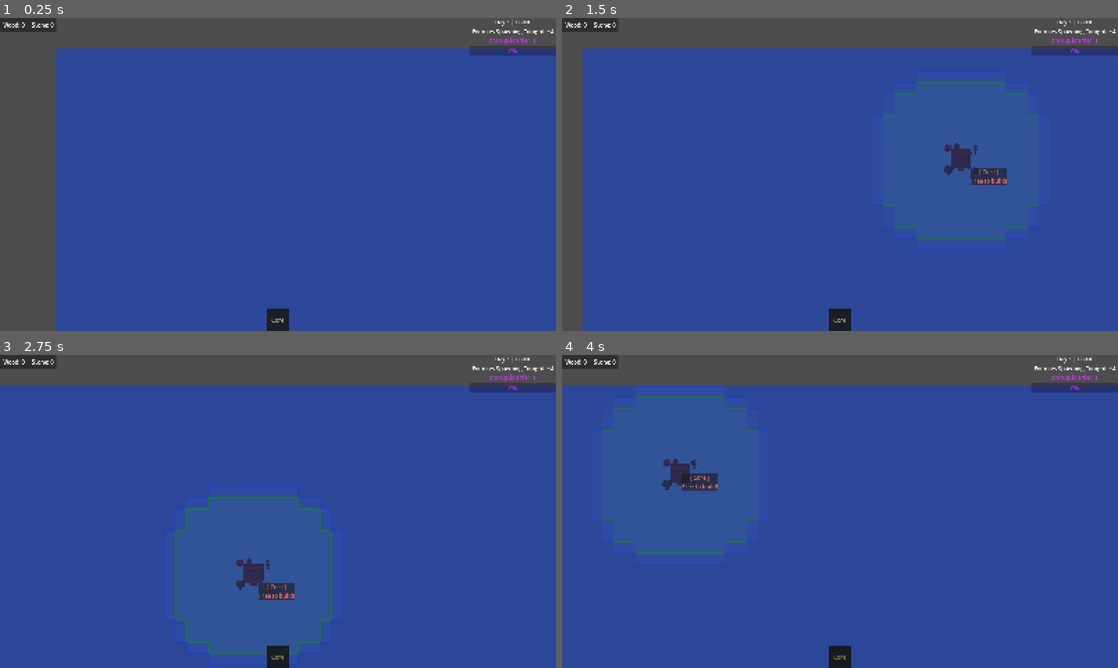
Above: before the commit, frames 1-4 (two rows, left to right).
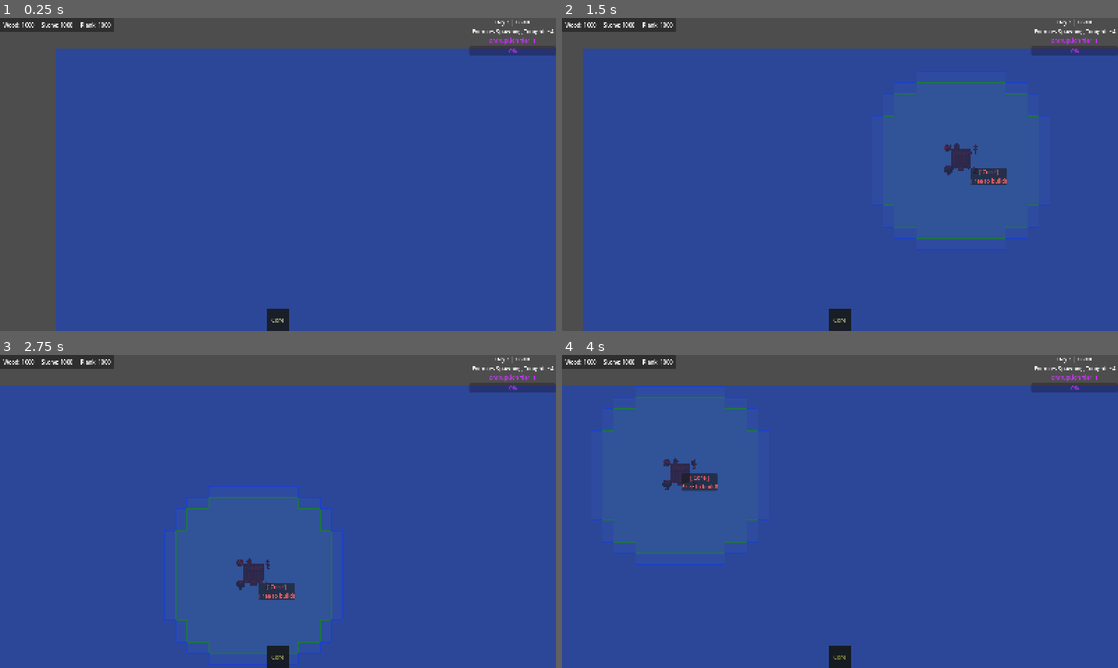
Above: after the commit, the same moments.

Repository: ColdTerror/Core-and-Conveyor
Game: Godot game, scene res://scenes/level.tscn
Same seed, same stepped clock (60 frames per second), same inputs: the game is played once before the commit and once after it. The engine's default icon, where the game draws it, is replaced by a stand-in: a white triangle on a blue panel in a dark square.
Inputs (mouse positions are in pixels of both pictures, inside the frame that each line leads up to):
- Up to frame 1 (0.25 s): no input
- Up to frame 2 (1.5 s): click "Core" at 0.5 s; tap Enter at 1.25 s; move the mouse to (962, 158) at 1.27 s; hold Right (ui_right) from 1.28 s (still down); hold X (deconstruct_hotkey) from 1.28 s (still down); click (962, 158) at 1.42 s
- Up to frame 3 (2.75 s): release Right (ui_right) at 2 s; release X (deconstruct_hotkey) at 2 s; drag from (166, 527) to (250, 574) at 2.02 s
- Up to frame 4 (4 s): tap Space at 2.75 s; move the mouse to (895, 442) at 2.77 s; hold Right (ui_right) 2.78-3.5 s; hold R (rotate_tile) 2.78-3.5 s; drag from (812, 574) to (673, 464) at 3.52 s

The runs differ from the first frame. In frame 1, 0.5% of the frame differs, in the area x 3-21%, y 0-5%; in frame 2, 0.5%; in frame 3, 0.5%; in frame 4, 0.5%.

Commit message:
added elite enemies and started updating collision for buildings

Diff:
--- a/scenes/buildings & related/belts & items/conveyer.tscn
+++ b/scenes/buildings & related/belts & items/conveyer.tscn
@@ -15,8 +15,9 @@
 [sub_resource type="RectangleShape2D" id="RectangleShape2D_34v7p"]
 size = Vector2(32, 32)
 
-[node name="Conveyer" type="Node2D" unique_id=2033791368]
+[node name="Conveyer" type="Node2D" unique_id=134896756]
 script = ExtResource("1_34v7p")
+is_solid_obstacle = false
 is_draggable = true
 building_name = "Conveyer"
 icon = SubResource("AtlasTexture_34v7p")
--- a/scenes/buildings & related/towers & defense/wall.tscn
+++ b/scenes/buildings & related/towers & defense/wall.tscn
@@ -18,13 +18,10 @@
 amount = 1
 metadata/_custom_type_script = "uid://cgb51uk8xwxmq"
 
-[sub_resource type="RectangleShape2D" id="RectangleShape2D_r6sg1"]
-size = Vector2(32, 32)
-
 [sub_resource type="RectangleShape2D" id="RectangleShape2D_gxk2j"]
 size = Vector2(32, 32)
 
-[node name="Wall" type="StaticBody2D" unique_id=613196680 groups=["Structure"]]
+[node name="Wall" type="Node2D" unique_id=1237469307 groups=["Structure"]]
 script = ExtResource("1_gxk2j")
 is_solid_obstacle = false
 path_cost = 50.0
@@ -38,9 +35,6 @@
 region_enabled = true
 region_rect = Rect2(64, 0, 32, 32)
 
-[node name="CollisionShape2D" type="CollisionShape2D" parent="." unique_id=1142028149]
-shape = SubResource("RectangleShape2D_r6sg1")
-
 [node name="Area2D" type="Area2D" parent="." unique_id=1119633970]
 
 [node name="CollisionShape2D" type="CollisionShape2D" parent="Area2D" unique_id=495812014]
--- a/scenes/level.tscn
+++ b/scenes/level.tscn
@@ -52,11 +52,12 @@
 fletcher_scene = ExtResource("19_v3why")
 projectile_scene = ExtResource("18_cmcjb")
 
-[node name="WaveManager" parent="." unique_id=2093612804 node_paths=PackedStringArray("level_ref", "corruption_layer", "time_manager", "enemy_popup") instance=ExtResource("32_2e2fo")]
+[node name="WaveManager" parent="." unique_id=2093612804 node_paths=PackedStringArray("level_ref", "corruption_layer", "time_manager", "corruption_manager", "enemy_popup") instance=ExtResource("32_2e2fo")]
 level_ref = NodePath("..")
 corruption_layer = NodePath("../CorruptionLayer")
 enemy_scene = ExtResource("27_cmcjb")
 time_manager = NodePath("../TimeManager")
+corruption_manager = NodePath("../CorruptionManager")
 fallback_spawn_radius = 100.0
 enemy_popup = NodePath("../CanvasLayer/Popup_Layer/EnemyInfoPopup")
 
@@ -104,7 +105,7 @@
 [node name="TimeManager" type="Node2D" parent="." unique_id=1909731771 node_paths=PackedStringArray("lighting_modulate")]
 script = ExtResource("23_asl66")
 lighting_modulate = NodePath("../DayNightLighting")
-real_minutes_per_day = 100.0
+real_minutes_per_day = 1.0
 
 [node name="DayNightLighting" type="CanvasModulate" parent="." unique_id=492842884]
 color = Color(1, 1, 1, 0)
--- a/scripts/Building Classes/building.gd
+++ b/scripts/Building Classes/building.gd
@@ -52,11 +52,55 @@
 
 # --- Ready ---
 func _ready():
+	_generate_collision_box()
 	health = max_health
 	if has_node("Area2D"):
 		$Area2D.mouse_entered.connect(_on_mouse_entered)
 		$Area2D.mouse_exited.connect(_on_mouse_exited)
 
+# ==========================================
+# AUTO-GENERATED PHYSICS
+# ==========================================
+func _generate_collision_box():
+	# 1. Create the Physics Body
+	var static_body = StaticBody2D.new()
+	static_body.name = "AutoCollisionBody"
+
+	# 2. Create the Shape
+	var collision_shape = CollisionShape2D.new()
+	var rect = RectangleShape2D.new()
+
+	# 3. Calculate the exact pixel size based on grid footprint!
+	rect.size = Vector2(size.x * 32, size.y * 32)
+	collision_shape.shape = rect
+
+
+	# 4. Assemble the nodes
+	static_body.add_child(collision_shape)
+	add_child(static_body)
+
+	# 5. Ghost Safety: Disable collision if this is a placement preview!
+	if "is_ghost" in self and is_ghost:
+		static_body.collision_layer = 0
+		static_body.collision_mask = 0
+	else:
+		# Standard physics layer
+		static_body.collision_layer = 1
+		static_body.collision_mask = 1
+
+func update_collision_size(new_grid_size: Vector2i):
+	size = new_grid_size
+
+	var static_body = get_node_or_null("AutoCollisionBody")
+	if static_body and static_body.get_child_count() > 0:
+		var collision_shape = static_body.get_child(0) as CollisionShape2D
+
+		# Update the size of the rectangle
+		if collision_shape and collision_shape.shape is RectangleShape2D:
+			collision_shape.shape.size = Vector2(size.x * 32, size.y * 32)
+
+			# (If you uncommented the offset line earlier, uncomment this one too!)
+			# collision_shape.position = collision_shape.shape.size / 2.0
 
 # --- Ghost / Visuals ---
 func set_ghost(enabled: bool):
--- a/scripts/Building Classes/construction_site_building.gd
+++ b/scripts/Building Classes/construction_site_building.gd
@@ -21,6 +21,8 @@
 
 	blueprint_size = b_size
 	size = b_size # Update the base Building class size variable too!
+
+	update_collision_size(blueprint_size)
 
 	building_name = "Construction Site"
 	health = 0
--- a/scripts/Enemy & Related/wave_manager.gd
+++ b/scripts/Enemy & Related/wave_manager.gd
@@ -6,6 +6,7 @@
 @export var corruption_layer: TileMapLayer
 @export var enemy_scene: PackedScene
 @export var time_manager: TimeManager
+@export var corruption_manager: CorruptionManager
 
 # --- SPAWN SETTINGS ---
 @export_group("Spawn Settings")
@@ -111,6 +112,23 @@
 
 	enemy.add_to_group("Enemies")
 
+
+	if corruption_manager:
+		# 10% chance per corruption tier (Tier 1 = 10%, Tier 2 = 20%, etc.)
+		var elite_chance = corruption_manager.corruption_tier * 0.10
+
+		# Roll the dice!
+		if randf() < elite_chance:
+
+			# Duck-type check just to be safe
+			if "max_health" in enemy and "health" in enemy:
+				enemy.max_health *= 2
+				enemy.health = enemy.max_health
+
+			# Visually mutate them so the player knows to panic!
+			enemy.modulate = Color(0.8, 0.2, 1.0) # Deep Purple
+			enemy.scale = Vector2(1.2, 1.2)       # 20% Larger
+
 	if level_ref: level_ref.add_child(enemy)
 	else: get_parent().add_child(enemy)
 
--- a/scripts/Managers/building_manager.gd
+++ b/scripts/Managers/building_manager.gd
@@ -369,7 +369,7 @@
 	var cost = ghost_building.get_build_cost()
 
 	# --- NEW: IS THIS INSTANT OR A BLUEPRINT? ---
-	var is_instant = ghost_building is ConveyorBuilding or ghost_building is CoreBuilding
+	var is_instant = ghost_building is ConveyorBuilding or ghost_building is CoreBuilding or ghost_building.is_draggable
 
 	if is_instant:
 		# ==========================================
--- a/scripts/Managers/economy_manager.gd
+++ b/scripts/Managers/economy_manager.gd
@@ -5,8 +5,10 @@
 # We use a Dictionary to track everything by its string name.
 # You can define your starting resources here.
 var global_inventory: Dictionary = {
-	"Wood": 0,
-	"Stone": 0
+	"Wood": 1000,
+	"Stone": 1000,
+	"Plank": 1000
+
 }
 
 signal resources_changed
